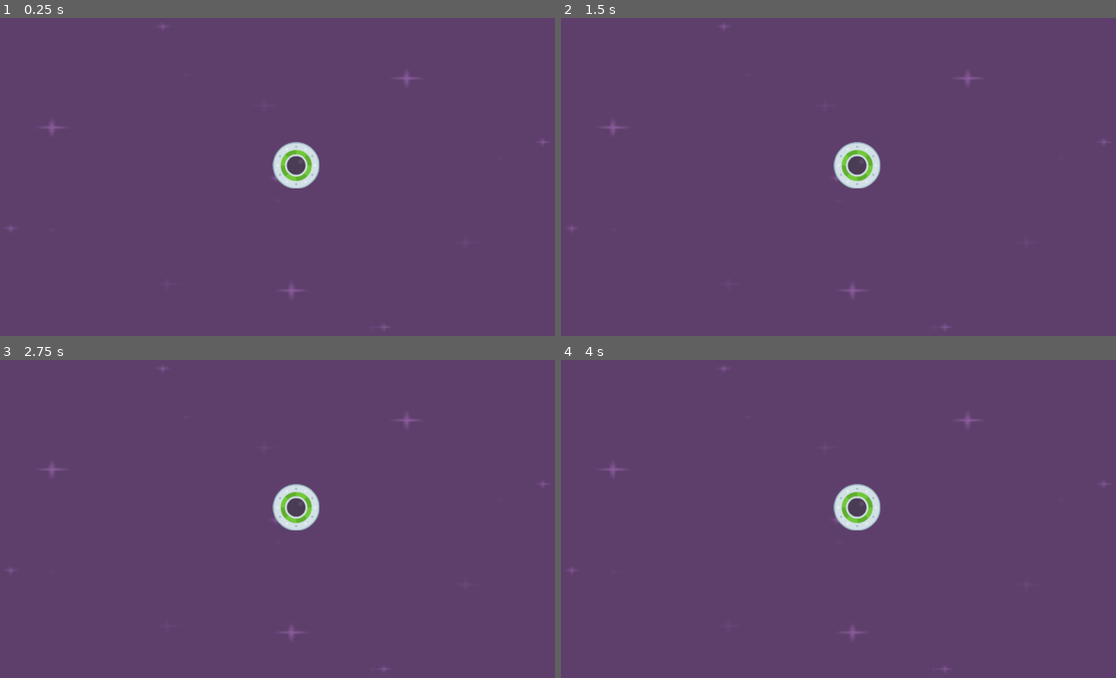
Above: before the commit, frames 1-4 (two rows, left to right).
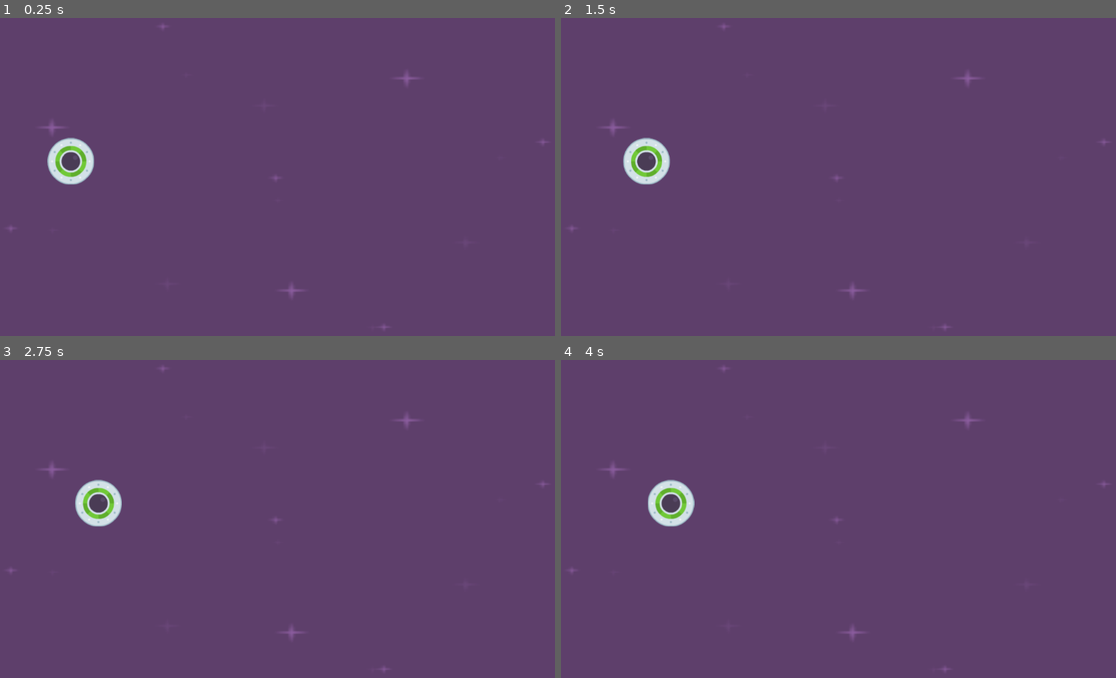
Above: after the commit, the same moments.

Repository: manuyeldev/SpeedySaucer
Game: Godot game, scene res://level_1.tscn
Two runs of this game, one before a commit and one after it. Both use one fixed random seed, a clock stepped at 60 frames per second and the inputs below.
Inputs:
- Up to frame 1 (0.25 s): no input
- Up to frame 2 (1.5 s): no input
- Up to frame 3 (2.75 s): no input
- Up to frame 4 (4 s): no input

The runs differ from the first frame. In frame 1, 1.7% of the frame differs, in the area x 8-58%, y 37-54%; in frame 2, 1.7%; in frame 3, 1.7%; in frame 4, 1.7%.

Commit message:
21. Vector2 & apply_impulse().

Diff:
--- a/level_1.tscn
+++ b/level_1.tscn
@@ -13,4 +13,4 @@
 texture = ExtResource("1_kd63o")
 
 [node name="ParentPlayer" parent="." instance=ExtResource("2_tmir2")]
-position = Vector2(609, 300)
+position = Vector2(163, 292)
--- a/player.gd
+++ b/player.gd
@@ -3,7 +3,4 @@
 
 # Called when the node enters the scene tree for the first time.
 func _ready():
-	printDoubled(10)
-
-func printDoubled(input_number):
-	print(input_number * 2)
+	apply_impulse(Vector2(25, 0))
